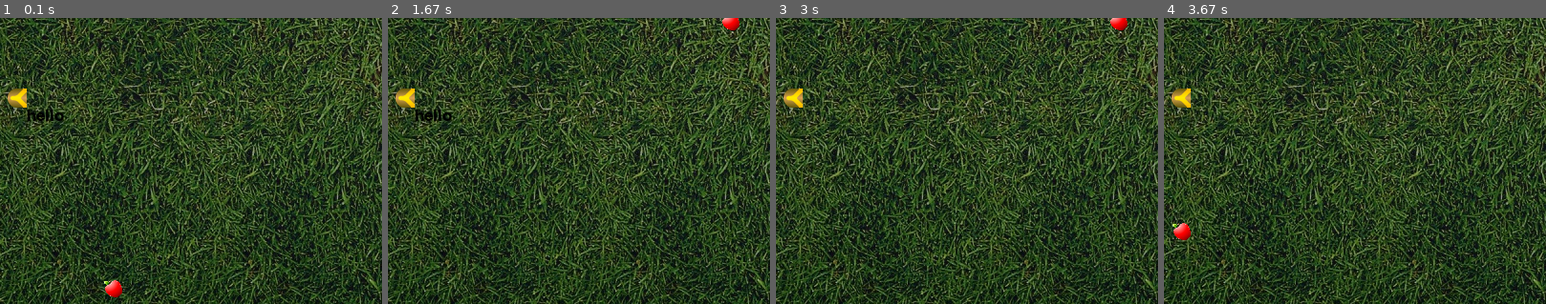
Above: before the commit, frames 1-4 (left to right).
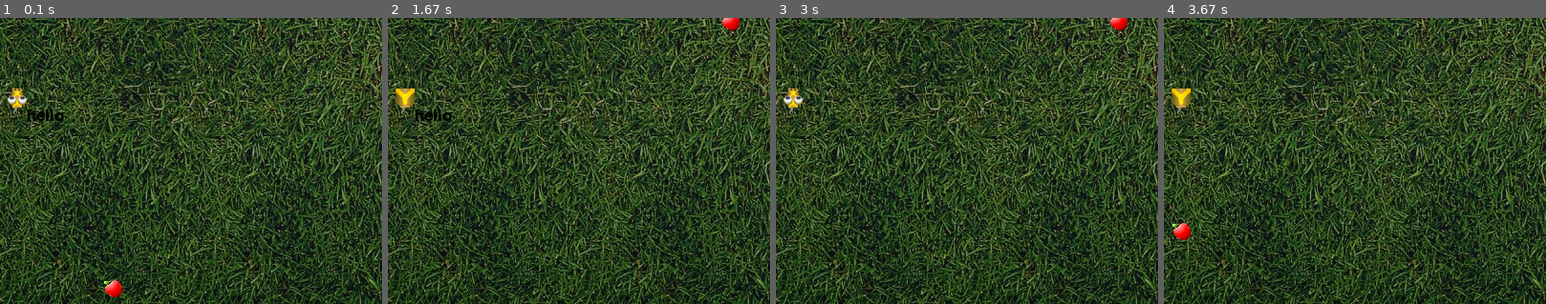
Above: after the commit, the same moments.

Repository: AndyGJorgensen/PyGameTutorialSnake
Game: pygame game, started from PyGameTutorialSnake/PyGameTutorialSnake/PyGameTutorialSnake.py
Two runs of this game, one before a commit and one after it. Both use one fixed random seed, a clock stepped at 60 frames per second and the inputs below.
Inputs:
- Up to frame 1 (0.1 s): no input
- Up to frame 2 (1.67 s): no input
- Up to frame 3 (3 s): no input
- Up to frame 4 (3.67 s): no input
The pictures show only the part of the screen within x 46-96%, y 34-84%; the shares and areas given below are measured in that part.

The runs differ from the first frame. In frame 1, 0.3% of the frame differs, in the area x 2-7%, y 24-32%; in frame 2, 0.2%; in frame 3, 0.3%; in frame 4, 0.2%.

Commit message:
Head and body sprite logic done TODO tail logic and fix head.png pic

Diff:
--- a/PyGameTutorialSnake/PyGameTutorialSnake/PyGameTutorialSnake.py
+++ b/PyGameTutorialSnake/PyGameTutorialSnake/PyGameTutorialSnake.py
@@ -28,10 +28,19 @@
 player_heading = "UP"
 playerY_speed = 0
 playerX_speed = 0
+headindex = 0
 
 def player(player_size, snakeList):
-    for XnYnI in snakeList:
+
+
+    snakeHeadsprite.draw(gameDisplay, headindex, snakeList[-1][0], snakeList[-1][1], 0)#draw (Display to blit to,Index number of image, locatation of X,Y,Offset 0=topleft)
+    for XnYnI in snakeList[0:-1]:
         snakesprite.draw(gameDisplay, XnYnI[2], XnYnI[0], XnYnI[1], 0)#draw (Display to blit to,Index number of image, locatation of X,Y,Offset 0=topleft)
+
+
+    #if (snakeList[0][2] == 5 or snakeList[0][2] == 8 or snakeList[0][2] == 9) and player_heading == "UP":
+        #snakesprite.draw(gameDisplay, 2, snakeList[0][0], snakeList[0][1], 0)#draw (Display to blit to,Index number of image, locatation of X,Y,Offset 0=topleft)
+
 
 
 
@@ -46,15 +55,19 @@
     global snakeLength
     global lastindex
     global lastplayer_heading
+    global headindex
+    global index
     snakeLength = 3
     foodX = random.randrange(0, display_width-food_size, food_size)
     foodY = random.randrange(0, display_height-food_size, food_size)
     playerX = (display_width/2) - (player_size)
-    playerY = (display_height/2)- (player_size)
+    playerY = (display_height /2)- (player_size)
     snakeList = []
     index = 1
     lastindex = 1
     lastplayer_heading = "UP"
+    headindex=0
+    index = 2
 
 
 font = pygame.font.SysFont(None,25)
@@ -100,9 +113,8 @@
 		surface.blit(self.sheet, (x + self.handle[handle][0], y + self.handle[handle][1]), self.cells[cellIndex])
 
 snakesprite = spritesheet("Images/snake.png", 4, 3)
-CENTER_HANDLE = 0
-
-index = 3
+snakeHeadsprite  = spritesheet("Images/head.png", 4, 1)
+
 
 
 gameInit()
@@ -120,21 +132,25 @@
                 playerX_speed = 0
                 player_heading = "UP"
                 index = 5
+                headindex = 0
             if event.key == pygame.K_DOWN and (player_heading == "LEFT" or player_heading == "RIGHT"):
                 playerY_speed += player_size
                 playerX_speed = 0
                 player_heading = "DOWN"
                 index = 5
+                headindex = 2
             if event.key == pygame.K_LEFT and (player_heading == "UP" or player_heading == "DOWN"):
                 playerX_speed -= player_size
                 playerY_speed = 0
                 player_heading = "LEFT"
                 index = 4
+                headindex = 3
             if event.key == pygame.K_RIGHT and (player_heading == "UP" or player_heading == "DOWN"):
                 playerX_speed += player_size
                 playerY_speed = 0
                 player_heading = "RIGHT"
                 index = 4
+                headindex = 1
             if event.key == pygame.K_SPACE:
                 move_food()
 
@@ -233,12 +249,14 @@
     snakeHead.append(playerY)
     snakeHead.append(index)
     snakeList.append(snakeHead)
-    player(player_size, snakeList)
+    #player(player_size, snakeList)
 
 
     if len(snakeList) > snakeLength:
         del snakeList[0]
     print(snakeList)
+
+    player(player_size, snakeList)
 
 
     for eachSegment in snakeList [:-1]:
